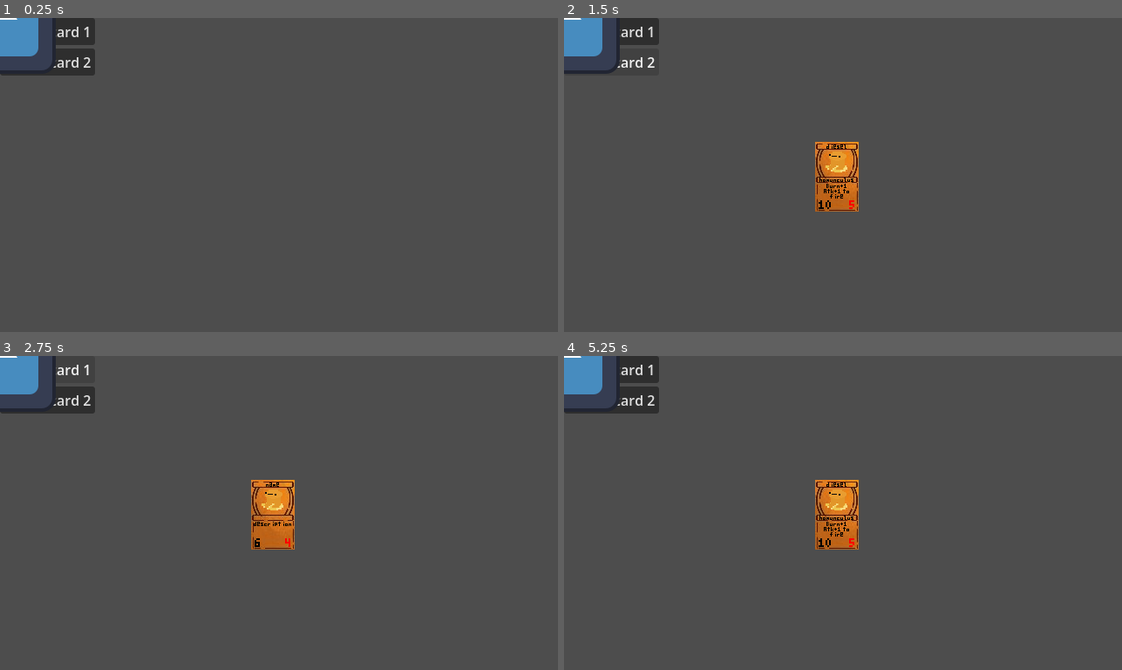
Above: before the commit, frames 1-4 (two rows, left to right).
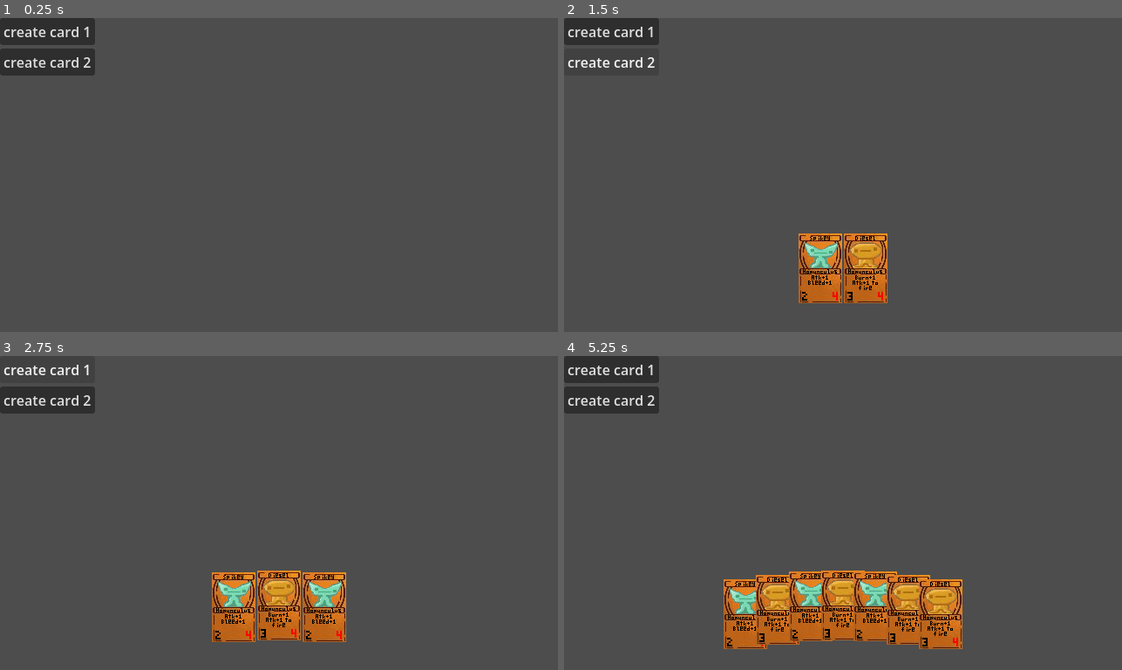
Above: after the commit, the same moments.

Repository: sewingacorn-dotcom/Homunculus_Game
Game: Godot game, scene res://scenes/deck_n_hand.tscn
Two runs of this game, one before a commit and one after it. Both use one fixed random seed, a clock stepped at 60 frames per second and the inputs below. The engine's default icon, where the game draws it, is replaced by a stand-in: a white triangle on a blue panel in a dark square.
Inputs (mouse positions are in pixels of both pictures, inside the frame that each line leads up to):
- Up to frame 1 (0.25 s): no input
- Up to frame 2 (1.5 s): click "create card 1" at 0.5 s; click "create card 2" at 1.25 s
- Up to frame 3 (2.75 s): click "create card 1" at 2 s
- Up to frame 4 (5.25 s): click "create card 2" at 2.75 s; click "create card 1" at 3.5 s; click "create card 2" at 4.25 s; tap Enter at 5 s; move the mouse to (965, 497) at 5.02 s

The runs differ from the first frame. In frame 1, 1.5% of the frame differs, in the area x 0-10%, y 0-17%; in frame 2, 6.5%; in frame 3, 8.3%; in frame 4, 13%, in the area x 0-72%, y 0-94%.

Commit message:
Added hand and improved cards

Diff:
--- a/project.godot
+++ b/project.godot
@@ -23,6 +23,14 @@
 window/stretch/mode="viewport"
 window/canvas_textures/default_texture_filter=1
 
+[input]
+
+mouse_click={
+"deadzone": 0.2,
+"events": [Object(InputEventMouseButton,"resource_local_to_scene":false,"resource_name":"","device":-1,"window_id":0,"alt_pressed":false,"shift_pressed":false,"ctrl_pressed":false,"meta_pressed":false,"button_mask":1,"position":Vector2(350, 20),"global_position":Vector2(359, 68),"factor":1.0,"button_index":1,"canceled":false,"pressed":true,"double_click":false,"script":null)
+]
+}
+
 [physics]
 
 3d/physics_engine="Jolt Physics"
--- /dev/null
+++ b/scenes/Hand.tscn
@@ -0,0 +1,16 @@
+[gd_scene format=3 uid="uid://bs7l85a11quu1"]
+
+[ext_resource type="Script" uid="uid://qigytl5461ig" path="res://scripts/hand.gd" id="1_vchyo"]
+[ext_resource type="PackedScene" uid="uid://b43s4pmuiw3xl" path="res://scenes/cards/DieselCard.tscn" id="2_co447"]
+
+[sub_resource type="CircleShape2D" id="CircleShape2D_ra2i3"]
+radius = 1000.0
+
+[node name="Hand" type="Node2D" unique_id=1220342037]
+script = ExtResource("1_vchyo")
+hand_radius = 1000
+
+[node name="Debugshape" type="CollisionShape2D" parent="." unique_id=1527070196]
+shape = SubResource("CircleShape2D_ra2i3")
+
+[node name="DieselCard" parent="." unique_id=379625573 instance=ExtResource("2_co447")]
--- a/scenes/card.tscn
+++ b/scenes/card.tscn
@@ -2,7 +2,7 @@
 
 [ext_resource type="Script" uid="uid://bqwl4vddqssrj" path="res://scripts/card.gd" id="1_kg30u"]
 [ext_resource type="Texture2D" uid="uid://dc5lptiehwg4q" path="res://sprites/cardBase.jpg" id="2_kg30u"]
-[ext_resource type="Texture2D" uid="uid://tmptsk5f73tv" path="res://sprites/hot garbage.png" id="3_kg30u"]
+[ext_resource type="Texture2D" uid="uid://dnvt02yu0jvkg" path="res://sprites/icon.svg" id="3_kg30u"]
 [ext_resource type="FontFile" uid="uid://d4ccjwy8gm47u" path="res://sprites/3-by-5-pixel-font.otf/3-by-5-pixel-font.otf" id="4_sy11y"]
 
 [sub_resource type="LabelSettings" id="LabelSettings_g4gaj"]
@@ -25,6 +25,9 @@
 font_size = 8
 font_color = Color(0, 0, 0, 1)
 
+[sub_resource type="RectangleShape2D" id="RectangleShape2D_ra2i3"]
+size = Vector2(50, 80)
+
 [node name="Card" type="Node2D" unique_id=1861344143]
 script = ExtResource("1_kg30u")
 
@@ -35,6 +38,7 @@
 position = Vector2(0, -16)
 
 [node name="CardImageSprite" type="Sprite2D" parent="CardImage" unique_id=2100896785]
+scale = Vector2(0.001, 0.001)
 texture = ExtResource("3_kg30u")
 
 [node name="cardName" type="Node2D" parent="." unique_id=380233289]
@@ -46,8 +50,7 @@
 offset_top = -21.0
 offset_right = 25.0
 offset_bottom = 22.0
-text = "fat
-cunt"
+text = "Card Name"
 label_settings = SubResource("LabelSettings_g4gaj")
 horizontal_alignment = 1
 autowrap_mode = 2
@@ -59,7 +62,7 @@
 offset_top = 2.0
 offset_right = 8.0
 offset_bottom = 12.0
-text = "0"
+text = "1"
 label_settings = SubResource("LabelSettings_ra2i3")
 horizontal_alignment = 1
 
@@ -70,7 +73,7 @@
 offset_top = 2.0
 offset_right = 8.0
 offset_bottom = 12.0
-text = "0"
+text = "1"
 label_settings = SubResource("LabelSettings_kg30u")
 horizontal_alignment = 1
 
@@ -84,7 +87,15 @@
 offset_right = 22.904999
 offset_bottom = 27.0
 grow_horizontal = 2
-text = "eats so much"
+text = "Card Description"
 label_settings = SubResource("LabelSettings_tqbsm")
 horizontal_alignment = 1
 autowrap_mode = 2
+
+[node name="Area2D" type="Area2D" parent="." unique_id=1739315472]
+
+[node name="CollisionShape2D" type="CollisionShape2D" parent="Area2D" unique_id=1581220587]
+shape = SubResource("RectangleShape2D_ra2i3")
+
+[connection signal="mouse_entered" from="Area2D" to="." method="_on_area_2d_mouse_entered"]
+[connection signal="mouse_exited" from="Area2D" to="." method="_on_area_2d_mouse_exited"]
--- a/scenes/cards/Diesel.tscn
+++ /dev/null
@@ -1,19 +0,0 @@
-[gd_scene format=3 uid="uid://b43s4pmuiw3xl"]
-
-[ext_resource type="PackedScene" uid="uid://bqcrkl151fntd" path="res://scenes/card.tscn" id="1_4eipb"]
-[ext_resource type="Texture2D" uid="uid://tmptsk5f73tv" path="res://sprites/hot garbage.png" id="2_4eipb"]
-
-[node name="Diesel" type="Node2D" unique_id=379625573]
-
-[node name="Card" parent="." unique_id=1861344143 node_paths=PackedStringArray("card_image") instance=ExtResource("1_4eipb")]
-card_name = "Diesel Homunculus"
-card_description = "Burn+1   Atk+1 to fire"
-card_cost = 3
-card_health = 4
-card_image = NodePath("../cardImg/ImghotGarbage")
-
-[node name="cardImg" type="Node2D" parent="." unique_id=1162931425]
-
-[node name="ImghotGarbage" type="Sprite2D" parent="cardImg" unique_id=552209239]
-position = Vector2(0, -16)
-texture = ExtResource("2_4eipb")
--- /dev/null
+++ b/scenes/cards/DieselCard.tscn
@@ -0,0 +1,24 @@
+[gd_scene format=3 uid="uid://b43s4pmuiw3xl"]
+
+[ext_resource type="PackedScene" uid="uid://bqcrkl151fntd" path="res://scenes/card.tscn" id="1_4eipb"]
+[ext_resource type="Script" uid="uid://b3dly5r3i7bdk" path="res://scripts/diesel_card.gd" id="1_ccmin"]
+[ext_resource type="Texture2D" uid="uid://dumhcml3jjuxd" path="res://sprites/diesel homunculus - Copy.png" id="3_75vtf"]
+
+[node name="DieselCard" type="Node2D" unique_id=379625573]
+script = ExtResource("1_ccmin")
+
+[node name="Card" parent="." unique_id=1861344143 node_paths=PackedStringArray("card_image") instance=ExtResource("1_4eipb")]
+card_name = "Diesel Homunculus"
+card_description = "Burn+1   Atk+1 to fire"
+card_image = NodePath("../cardImg/DieselHomunculus")
+card_cost = 3
+card_health = 4
+
+[node name="cardImg" type="Node2D" parent="." unique_id=1162931425]
+
+[node name="DieselHomunculus" type="Sprite2D" parent="cardImg" unique_id=1358902984]
+position = Vector2(0, -15)
+texture = ExtResource("3_75vtf")
+
+[connection signal="mouse_entered" from="Card" to="." method="_on_diesel_card_mouse_entered"]
+[connection signal="mouse_exited" from="Card" to="." method="_on_diesel_card_mouse_exited"]
--- a/scenes/cards/Spikey.tscn
+++ /dev/null
@@ -1,18 +0,0 @@
-[gd_scene format=3 uid="uid://b6o701pr1g2g1"]
-
-[ext_resource type="PackedScene" uid="uid://bqcrkl151fntd" path="res://scenes/card.tscn" id="1_jibd5"]
-[ext_resource type="Texture2D" uid="uid://bkpdkaxsoty3s" path="res://sprites/pointy frog son.png" id="2_16l7a"]
-
-[node name="Spikey" type="Node2D" unique_id=1874728228]
-
-[node name="Card" parent="." unique_id=1861344143 instance=ExtResource("1_jibd5")]
-card_name = "Spikey Homunculus"
-card_description = "Atk+1      "
-card_cost = 2
-card_health = 4
-
-[node name="cardImg" type="Node2D" parent="Card" unique_id=2113665474]
-
-[node name="Sprite2D" type="Sprite2D" parent="Card/cardImg" unique_id=368827425]
-position = Vector2(0, -16)
-texture = ExtResource("2_16l7a")
--- /dev/null
+++ b/scenes/cards/SpikeyCard.tscn
@@ -0,0 +1,24 @@
+[gd_scene format=3 uid="uid://b6o701pr1g2g1"]
+
+[ext_resource type="Script" uid="uid://dgdyrunjekg40" path="res://scripts/spikey_card.gd" id="1_61bph"]
+[ext_resource type="PackedScene" uid="uid://bqcrkl151fntd" path="res://scenes/card.tscn" id="1_jibd5"]
+[ext_resource type="Texture2D" uid="uid://cgpa8rsqdjou" path="res://sprites/Spikey Homunculus.png" id="3_61bph"]
+
+[node name="SpikeyCard" type="Node2D" unique_id=1874728228]
+script = ExtResource("1_61bph")
+
+[node name="Card" parent="." unique_id=1861344143 node_paths=PackedStringArray("card_image") instance=ExtResource("1_jibd5")]
+card_name = "Spikey Homunculus"
+card_description = "Atk+1      Bleed+1"
+card_image = NodePath("../cardImg/Sprite2D")
+card_cost = 2
+card_health = 4
+
+[node name="cardImg" type="Node2D" parent="." unique_id=2113665474]
+
+[node name="Sprite2D" type="Sprite2D" parent="cardImg" unique_id=368827425]
+position = Vector2(1, -15)
+texture = ExtResource("3_61bph")
+
+[connection signal="mouse_entered" from="Card" to="." method="_on_card_mouse_entered"]
+[connection signal="mouse_exited" from="Card" to="." method="_on_card_mouse_exited"]
--- a/scenes/deck_n_hand.tscn
+++ b/scenes/deck_n_hand.tscn
@@ -1,15 +1,17 @@
 [gd_scene format=3 uid="uid://dd86dw5jx3twf"]
 
 [ext_resource type="Script" uid="uid://cnc7e37k5iopy" path="res://scripts/deck_n_hand.gd" id="1_lb4i6"]
-[ext_resource type="Texture2D" uid="uid://dnvt02yu0jvkg" path="res://sprites/icon.svg" id="2_fmhf8"]
+[ext_resource type="PackedScene" uid="uid://bs7l85a11quu1" path="res://scenes/Hand.tscn" id="2_fmhf8"]
 
 [node name="DeckNHand" type="Node2D" unique_id=684002275]
 script = ExtResource("1_lb4i6")
 
 [node name="CanvasLayer" type="CanvasLayer" parent="." unique_id=1736305882]
 
-[node name="spawn" type="Node2D" parent="CanvasLayer" unique_id=1494379744]
-position = Vector2(313, 182)
+[node name="Hand" parent="CanvasLayer" unique_id=1220342037 instance=ExtResource("2_fmhf8")]
+position = Vector2(320, 886)
+hand_radius = 600
+angle_limit = 25.0
 
 [node name="Button" type="Button" parent="." unique_id=343258610]
 offset_right = 8.0
@@ -22,10 +24,5 @@
 offset_bottom = 66.0
 text = "create card 2"
 
-[node name="Node2D" type="Node2D" parent="." unique_id=1967449320]
-
-[node name="Sprite2D" type="Sprite2D" parent="Node2D" unique_id=1129453691]
-texture = ExtResource("2_fmhf8")
-
 [connection signal="pressed" from="Button" to="." method="_on_button_pressed"]
 [connection signal="pressed" from="Button2" to="." method="_on_button_2_pressed"]
--- a/scripts/card.gd
+++ b/scripts/card.gd
@@ -1,19 +1,23 @@
+@tool
 class_name Card extends Node2D
+
+signal mouse_entered(card: Card)
+signal mouse_exited(card: Card)
 
 @export var card_name: String = "Card Name"
 @export var card_description: String = "Card Description"
+@export var card_image: Sprite2D
 @export var card_cost: int = 1
 @export var card_health: int = 1
-@export var card_image: Node2D
 
 @onready var cost_lbl: Label = $CostDysplay/CostLbl
 @onready var name_lbl: Label = $cardName/NameLbl
 @onready var description_lbl = $cardDescription
 @onready var health_lbl: = $HealthDysplay2/HealthLbl
+@onready var base_sprite: Sprite2D = $BaseCardSprite
 
 func _ready():
 	set_card_values(card_cost, card_health, card_name, card_description)
-	visible = false
 
 func set_card_values(_cost: int, _health: int, _name: String, _description: String):
 	card_name = _name
@@ -21,7 +25,33 @@
 	card_cost = _cost
 	card_health = _health
 
-	cost_lbl.set_text(str(card_cost))
-	health_lbl.set_text(str(card_health))
-	name_lbl.set_text(card_name)
-	description_lbl.set_text(card_description)
+	_update_graphics()
+
+func _update_graphics():
+	if cost_lbl.get_text()!= str(card_cost):
+		cost_lbl.set_text(str(card_cost))
+	if health_lbl.get_text() != str(card_health):
+		health_lbl.set_text(str(card_health))
+	if name_lbl.get_text() != str(card_name):
+		name_lbl.set_text(card_name)
+	if description_lbl.get_text() != (card_description):
+		description_lbl.set_text(card_description)
+
+func highlight():
+	base_sprite.set_modulate(Color(1, 0.8, 1))
+
+func unhighlight():
+	base_sprite.set_modulate(Color(1, 1, 1))
+
+func activate():
+	pass
+
+func _process(delta):
+	_update_graphics()
+
+
+func _on_area_2d_mouse_entered() -> void:
+	mouse_entered.emit(self)
+
+func _on_area_2d_mouse_exited() -> void:
+	mouse_exited.emit(self)
--- a/scripts/deck_n_hand.gd
+++ b/scripts/deck_n_hand.gd
@@ -1,23 +1,27 @@
 extends Node2D
 
+@onready var SpikeyCard_scene: PackedScene = preload("res://scenes/cards/SpikeyCard.tscn")
+@onready var DieselCard_scene: PackedScene = preload("res://scenes/cards/DieselCard.tscn")
 @onready var card_scene: PackedScene = preload("res://scenes/card.tscn")
 
-@onready var spawn_point = $CanvasLayer/spawn
-
+@onready var hand: Hand = $CanvasLayer/Hand
 # Called when the node enters the scene tree for the first time.
 func _ready() -> void:
 	pass # Replace with function body.
 
 
 func _on_button_pressed():
-	var card: Card = card_scene.instantiate()
-	spawn_point.add_child(card)
-	card.set_card_values(6, 4, "name", "description")
-	card.visible = true
+	var SpkCard = SpikeyCard_scene.instantiate()
+	hand.add_card(SpkCard)
 
 
 func _on_button_2_pressed() -> void:
-	var card: Card = card_scene.instantiate()
-	spawn_point.add_child(card)
-	card.set_card_values(10, 5, "diesel homunculus", "Burn+1   Atk+1 to fire")
-	card.visible = true
+	var DslCard = DieselCard_scene.instantiate()
+	hand.add_card(DslCard)
+	print("hello")
+
+func activate():
+	pass
+
+func _process(delta):
+	pass
--- /dev/null
+++ b/scripts/diesel_card.gd
@@ -0,0 +1,28 @@
+extends Node2D
+
+signal mouse_entered(card: Card)
+signal mouse_exited(card: Card)
+
+# Called when the node enters the scene tree for the first time.
+func _ready() -> void:
+	pass # Replace with function body.
+
+
+# Called every frame. 'delta' is the elapsed time since the previous frame.
+func _process(delta: float) -> void:
+	pass
+
+func highlight():
+	$Card.highlight()
+
+func unhighlight():
+	$Card.unhighlight()
+
+
+func _on_diesel_card_mouse_entered(card: Card) -> void:
+	mouse_entered.emit(card)
+
+
+
+func _on_diesel_card_mouse_exited(card: Card) -> void:
+	mouse_exited.emit(card)
--- /dev/null
+++ b/scripts/hand.gd
@@ -0,0 +1,70 @@
+@tool
+class_name Hand extends Node2D
+
+@export var hand_radius: int = 100
+@export var card_angle: float = 90
+@export var angle_limit:float = 20
+@export var max_card_sperad: float = 5
+
+@onready var test_card = $DieselCard
+@onready var collision_shape: CollisionShape2D = $Debugshape
+
+var hand: Array = []
+var highlight_index: int = -1
+
+func add_card(card: Node2D):
+	hand.push_back(card)
+	add_child(card)
+	card.mouse_entered.connect(_handle_card_touched)
+	card.mouse_exited.connect(_handle_card_untouched)
+	reposition_cards()
+
+func remove_card(index: int) -> Node2D:
+	var removing_card = hand[index]
+	hand.remove_at(index)
+	remove_child(removing_card)
+	reposition_cards()
+	return removing_card
+
+
+func reposition_cards():
+	var card_spread = min(angle_limit / hand.size(), max_card_sperad)
+	var current_angle = -(card_spread * (hand.size() - 1))/2 - 90
+	for card in hand :
+		_update_card_transform(card, current_angle)
+		current_angle += card_spread
+
+func get_card_position(angle_in_deg: float) -> Vector2:
+	var x: float = hand_radius * cos(deg_to_rad(angle_in_deg))
+	var y: float = hand_radius * sin(deg_to_rad(angle_in_deg))
+
+	return Vector2(x, y)
+
+func _update_card_transform(card: Node2D, angle_in_drag: float):
+		card.set_position(get_card_position(angle_in_drag))
+
+func _handle_card_touched(card: Card):
+	var card_index = hand.find(card)
+	if highlight_index < card_index:
+		highlight_index = card_index
+
+
+func _handle_card_untouched(card: Card):
+	var card_index = hand.find(card)
+	if highlight_index == card_index:
+		hand[highlight_index].unhighlight()
+		highlight_index = -1
+
+# Called when the node enters the scene tree for the first time.
+func _ready() -> void:
+	pass # Replace with function body.
+
+
+# Called every frame. 'delta' is the elapsed time since the previous frame.
+func _process(delta):
+
+	if highlight_index >= 0 && highlight_index < hand.size() - 1:
+		hand[highlight_index].highlight()
+
+	if (collision_shape.shape as CircleShape2D).radius != hand_radius:
+		(collision_shape.shape as CircleShape2D).set_radius(hand_radius)
--- /dev/null
+++ b/scripts/spikey_card.gd
@@ -0,0 +1,27 @@
+extends Node2D
+
+signal mouse_entered(card: Card)
+signal mouse_exited(card: Card)
+
+
+# Called when the node enters the scene tree for the first time.
+func _ready() -> void:
+	pass # Replace with function body.
+
+
+# Called every frame. 'delta' is the elapsed time since the previous frame.
+func _process(delta: float) -> void:
+	pass
+
+func highlight():
+	$Card.highlight()
+
+func unhighlight():
+	$Card.unhighlight()
+
+
+func _on_card_mouse_entered(card: Card) -> void:
+	mouse_entered.emit(card)
+
+func _on_card_mouse_exited(card: Card) -> void:
+	mouse_exited.emit(card)
Not shown, added: scripts/diesel_card.gd.uid
Not shown, added: scripts/hand.gd.uid
Not shown, added: scripts/spikey_card.gd.uid
Binary file added: sprites/Spikey Homunculus.png
Not shown, added: sprites/Spikey Homunculus.png.import
Binary file added: sprites/diesel homunculus - Copy.png
Not shown, changed: sprites/diesel homunculus - Copy.png.import
Binary file added: sprites/diesel homunculus.jpg
Not shown, changed: sprites/diesel homunculus.jpg.import
Binary file removed: sprites/hot garbage.png
Binary file removed: sprites/imghot garbage.png
Not shown, added: scenes/diesel homunculus.jpg~
